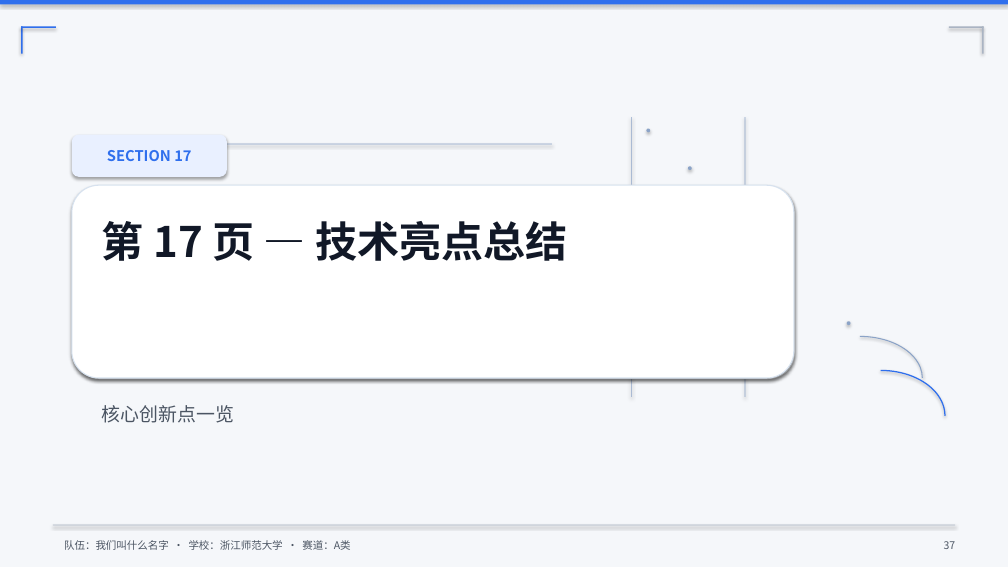
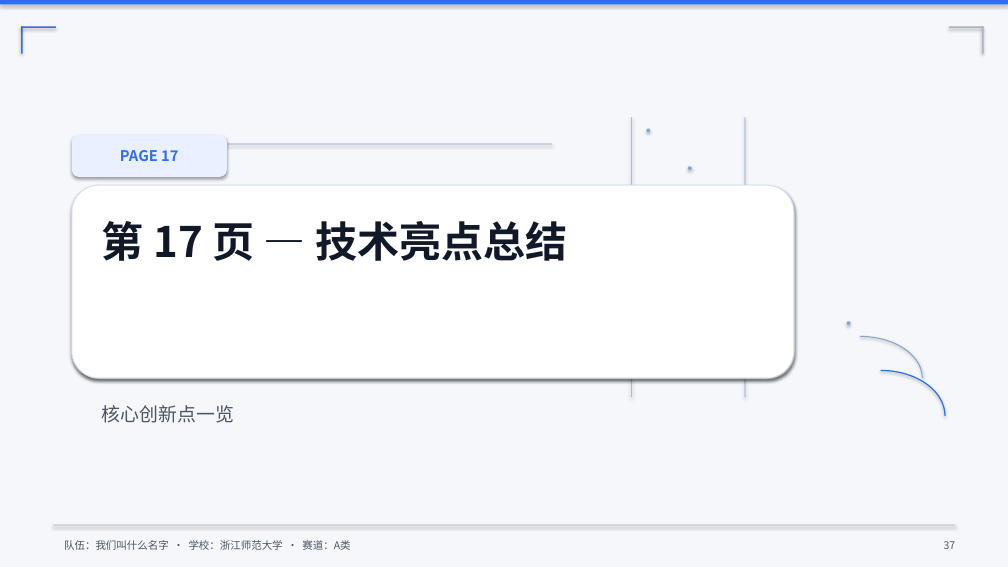
Before and after one commit to ltx-202432110105/quote, a slide deck: slide 38 of slides/competition.pptx. Drawn at 1008x567 pixels with LibreOffice and Linux fonts; fonts in the diff are those of the drawing. Boxes give left, top, right and bottom in pixels: in the first picture for what was removed or moved away, otherwise in the second. Text is boxed around its words. In the diff, an @@ line names an element or a change of style, - is before the commit and + after.

```diff
--- a/slides/competition.pptx
+++ b/slides/competition.pptx
@@ text in rounded rectangle at [120,150,178,161]: text changed @@
-SECTION 17
+PAGE 17
```
Also in this commit, not shown: 1 other slide changed, 1 other file.
